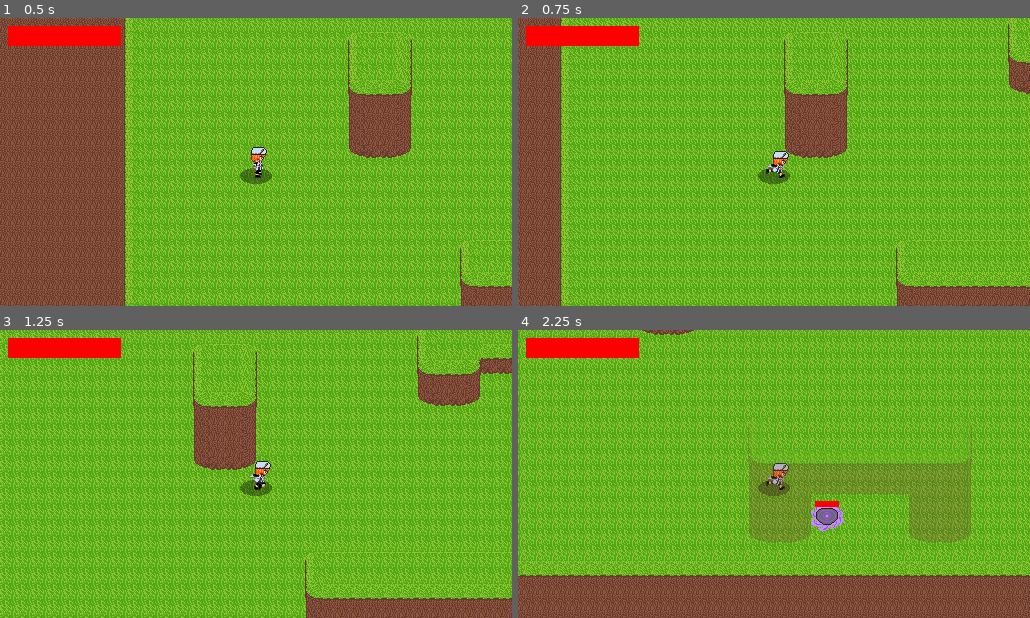
Above: before the commit, frames 1-4 (two rows, left to right).
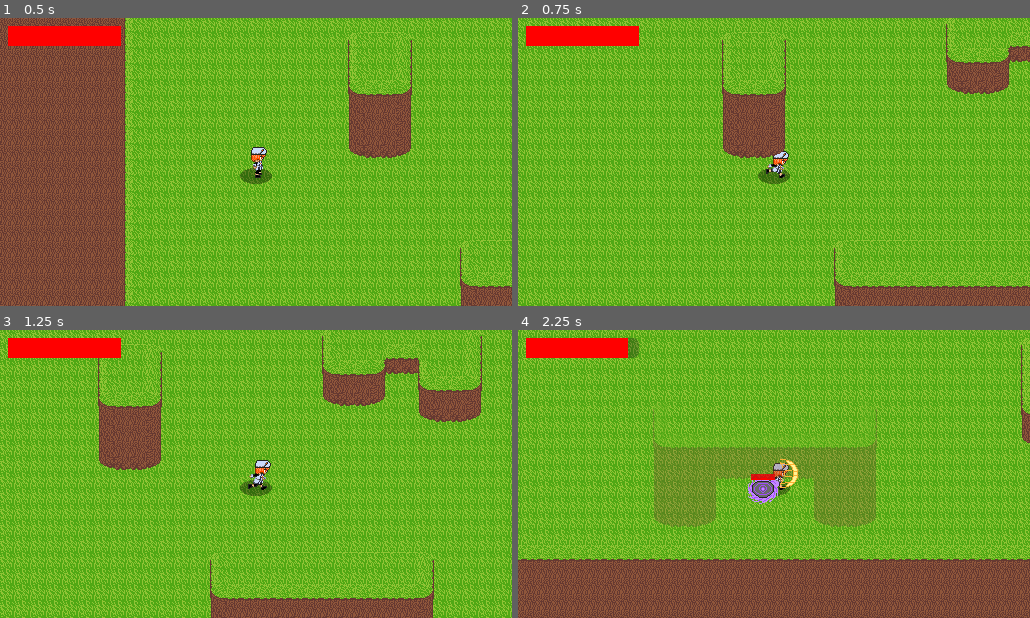
Above: after the commit, the same moments.

Repository: NiroJr/TheHerosFall
Game: Godot game, scene res://Scenes/main.tscn
Two runs of this game, one before a commit and one after it. Both use one fixed random seed, a clock stepped at 60 frames per second and the inputs below.
Inputs (mouse positions are in pixels of both pictures, inside the frame that each line leads up to):
- Up to frame 1 (0.5 s): no input
- Up to frame 2 (0.75 s): tap Enter at 0.5 s; move the mouse to (886, 147) at 0.52 s; hold D (Right) from 0.53 s (still down); tap Q (Dash) at 0.6 s; click (886, 147) at 0.67 s
- Up to frame 3 (1.25 s): keep holding D (Right); tap X (sword_swing) at 0.8 s
- Up to frame 4 (2.25 s): move the mouse to (671, 488) at 1.27 s; release D (Right) at 1.28 s; hold S (Down) 1.28-2.03 s; tap X (sword_swing) at 1.35 s; tap E (Parry, bound only after the commit) at 1.55, 2.1 s; move the mouse to (825, 410) at 2.02 s; hold D (Right) from 2.03 s (still down)

Frame 1 is identical in both runs. In frame 2, 56% of the frame differs, in the area x 0-100%, y 0-100%; in frame 3, 59%; in frame 4, 65%.

Commit message:
Updated dash + base parry added

Diff:
--- a/Scenes/player.tscn
+++ b/Scenes/player.tscn
@@ -102,29 +102,6 @@
 }, {
 "frames": [{
 "duration": 1.0,
-"texture": ExtResource("11_qpa8y")
-}, {
-"duration": 1.0,
-"texture": ExtResource("12_sbwqj")
-}, {
-"duration": 1.0,
-"texture": ExtResource("13_xwi16")
-}, {
-"duration": 1.0,
-"texture": ExtResource("14_sweqm")
-}, {
-"duration": 1.0,
-"texture": ExtResource("15_ph33w")
-}, {
-"duration": 1.0,
-"texture": ExtResource("16_7ldla")
-}],
-"loop": 1,
-"name": &"parry",
-"speed": 12.0
-}, {
-"frames": [{
-"duration": 1.0,
 "texture": ExtResource("4_3smsa")
 }],
 "loop": 1,
@@ -203,7 +180,7 @@
 }]
 
 [sub_resource type="CircleShape2D" id="CircleShape2D_fkwtr"]
-radius = 23.409399
+radius = 16.124516
 
 [sub_resource type="SpriteFrames" id="SpriteFrames_i5tie"]
 animations = [{
@@ -281,6 +258,29 @@
 "loop": 0,
 "name": &"Combo3",
 "speed": 18.0
+}, {
+"frames": [{
+"duration": 1.0,
+"texture": ExtResource("11_qpa8y")
+}, {
+"duration": 1.0,
+"texture": ExtResource("12_sbwqj")
+}, {
+"duration": 1.0,
+"texture": ExtResource("13_xwi16")
+}, {
+"duration": 1.0,
+"texture": ExtResource("14_sweqm")
+}, {
+"duration": 1.0,
+"texture": ExtResource("15_ph33w")
+}, {
+"duration": 1.0,
+"texture": ExtResource("16_7ldla")
+}],
+"loop": 0,
+"name": &"parry",
+"speed": 12.0
 }]
 
 [sub_resource type="StyleBoxFlat" id="StyleBoxFlat_8gbba"]
@@ -296,6 +296,7 @@
 script = ExtResource("20_l6n3p")
 
 [node name="HitBox" type="Area2D" parent="." unique_id=1825929533 groups=["PlayerHitBox"]]
+process_mode = 1
 collision_mask = 12
 
 [node name="CollisionShape2D" type="CollisionShape2D" parent="HitBox" unique_id=565094471]
@@ -311,15 +312,14 @@
 
 [node name="PlayerSprite" type="AnimatedSprite2D" parent="." unique_id=1537809165]
 sprite_frames = SubResource("SpriteFrames_xrrqc")
-animation = &"right_walk"
-frame_progress = 0.88067085
+animation = &"downRight_idle"
 
 [node name="SwordSwing" type="Node2D" parent="." unique_id=794402511]
-visible = false
 z_index = 10
 z_as_relative = false
 
 [node name="Combo1" type="Area2D" parent="SwordSwing" unique_id=1024733563 groups=["Combo1"]]
+visible = false
 collision_layer = 8
 collision_mask = 4
 
@@ -367,6 +367,21 @@
 sprite_frames = SubResource("SpriteFrames_i5tie")
 animation = &"Combo1"
 offset = Vector2(0, -5)
+
+[node name="Parry" type="Area2D" parent="SwordSwing" unique_id=121541716 groups=["Parry"]]
+visible = false
+collision_mask = 12
+
+[node name="CollisionShape2D" type="CollisionShape2D" parent="SwordSwing/Parry" unique_id=24537388]
+position = Vector2(0, 10)
+shape = SubResource("CircleShape2D_fkwtr")
+
+[node name="parry_anim" type="AnimatedSprite2D" parent="SwordSwing/Parry" unique_id=303857955]
+sprite_frames = SubResource("SpriteFrames_i5tie")
+animation = &"parry"
+frame = 5
+frame_progress = 1.0
+offset = Vector2(0, 5)
 
 [node name="Combo" type="Timer" parent="." unique_id=741614805]
 ignore_time_scale = true
--- a/Scenes/projectile.tscn
+++ b/Scenes/projectile.tscn
@@ -105,6 +105,7 @@
 
 [node name="Area2D" type="Area2D" parent="." unique_id=587561607]
 visible = false
+collision_layer = 8
 collision_mask = 5
 
 [node name="CollisionShape2D" type="CollisionShape2D" parent="Area2D" unique_id=687197672]
--- a/Scenes/turret_enemy.tscn
+++ b/Scenes/turret_enemy.tscn
@@ -51,7 +51,7 @@
 }]
 
 [sub_resource type="RectangleShape2D" id="RectangleShape2D_i5tie"]
-size = Vector2(20.000004, 17.000004)
+size = Vector2(24, 22)
 
 [sub_resource type="CircleShape2D" id="CircleShape2D_vikc2"]
 radius = 13.038404
@@ -60,7 +60,7 @@
 bg_color = Color(1, 0, 0, 1)
 
 [sub_resource type="RectangleShape2D" id="RectangleShape2D_68yga"]
-size = Vector2(23.000011, 19.00001)
+size = Vector2(35, 32)
 
 [node name="TurretEnemy" type="CharacterBody2D" unique_id=320407485]
 collision_layer = 4
@@ -73,18 +73,15 @@
 frame_progress = 0.9700982
 
 [node name="CollisionShape2D" type="CollisionShape2D" parent="." unique_id=599427503]
-visible = false
-position = Vector2(4.7683716e-07, -0.49999985)
+position = Vector2(-2.3841858e-07, -0.49999988)
 scale = Vector2(0.5, 0.5)
 shape = SubResource("RectangleShape2D_i5tie")
 
 [node name="PlayerDetection" type="Area2D" parent="." unique_id=462406931]
-visible = false
 scale = Vector2(3, 3)
 collision_layer = 16
 
 [node name="CollisionShape2D" type="CollisionShape2D" parent="PlayerDetection" unique_id=668590451]
-visible = false
 scale = Vector2(6, 6)
 shape = SubResource("CircleShape2D_vikc2")
 
@@ -105,12 +102,11 @@
 show_percentage = false
 
 [node name="HitBox" type="Area2D" parent="." unique_id=1889613140 groups=["Enemy"]]
-visible = false
 collision_layer = 4
 collision_mask = 8
 
 [node name="CollisionShape2D" type="CollisionShape2D" parent="HitBox" unique_id=1662275397]
-position = Vector2(1, 0.5)
+position = Vector2(-0.25, -1)
 scale = Vector2(0.5, 0.5)
 shape = SubResource("RectangleShape2D_68yga")
 
--- a/Scripts/basic_enemy.gd
+++ b/Scripts/basic_enemy.gd
@@ -67,3 +67,5 @@
 		take_damage(20)
 	elif area.is_in_group("Combo3"):
 		take_damage(50)
+	elif area.is_in_group("Parry"):
+		take_damage(0)
--- a/Scripts/player.gd
+++ b/Scripts/player.gd
@@ -52,6 +52,7 @@
 	$SwordSwing/Combo1/CollisionShape2D.set_deferred("disabled", true)
 	$SwordSwing/Combo2/CollisionShape2D.set_deferred("disabled", true)
 	$SwordSwing/Combo3/CollisionShape2D.set_deferred("disabled", true)
+	$SwordSwing/Parry/CollisionShape2D.set_deferred("disabled", true)
 	floors = get_tree().current_scene.get_node_or_null("Floors")
 	if floors:
 		elevation = _start_elevation()
@@ -96,9 +97,11 @@
 
 	if Input.is_action_just_pressed("Dash") && (!is_swinging):
 		if(!is_dashing && can_dash):
-			_dash(80, 0.15);
-			await get_tree().create_timer(0.5).timeout
+			_dash(160, 0.15);
+			await get_tree().create_timer(0.4).timeout
+			self.process_mode = Node.PROCESS_MODE_PAUSABLE
 			can_dash = true;
+
 	if(is_dashing):
 		velocity = dash_dir*(attack_dash_dist/attack_dash_dur)
 	else:
@@ -153,8 +156,11 @@
 		if(is_swinging):
 			buffered_swing = true;
 		else:
+			is_dashing = false
 			sword_swing()
-		is_dashing = false
+
+	if Input.is_action_just_pressed("Parry"):
+		_parry()
 
 func _dash(dist: int, speed: float)-> void:
 	can_dash = false
@@ -162,8 +168,29 @@
 	dash_dir = Vector2.RIGHT.rotated(facing_angle)
 	attack_dash_dist = dist
 	attack_dash_dur = speed
+	$HitBox/CollisionShape2D.process_mode = PROCESS_MODE_DISABLED
 	await get_tree().create_timer(speed).timeout
 	is_dashing = false
+	$HitBox/CollisionShape2D.process_mode = Node.PROCESS_MODE_INHERIT
+	if(!is_swinging):
+		self.process_mode = Node.PROCESS_MODE_DISABLED
+
+func _parry()-> void:
+	var parry : Node2D = $SwordSwing/Parry
+	parry.rotation = facing_angle - PI/2
+	$SwordSwing.visible = true
+	$SwordSwing/Combo1.visible = false
+	$SwordSwing/Combo2.visible = false
+	$SwordSwing/Combo3.visible = false
+	parry.visible = true
+	var shape = parry.get_node("CollisionShape2D")
+	var anim = parry.get_node(("parry_anim"))
+	shape.set_deferred("disabled", false)
+	anim.play("parry")
+	await anim.animation_finished
+	$SwordSwing.visible = false
+	parry.visible = false
+	shape.set_deferred("disabled", true)
 
 func sword_swing() -> void:
 	is_swinging = true
@@ -191,9 +218,10 @@
 		shape.set_deferred("disabled", false)
 		anim.play(anim_name)
 		if(use_combo1):
-			_dash(10, 0.1)
-		else:
-			_dash(20, 0.1)
+			_dash(16, 0.12)
+		else:
+			_dash(32, 0.12)
+		can_dash = true
 		velocity = Vector2.ZERO;
 		await anim.animation_finished
 		shape.set_deferred("disabled", true)
@@ -220,8 +248,8 @@
 	main.add_child.call_deferred(instance)
 
 func take_damage(amount: int):
-	if(is_dashing):
-		return
+	#if(is_dashing):
+	#	return
 	health = clampi(health - amount, 0, 100)
 	health_bar.value = health
 
@@ -340,3 +368,4 @@
 			layer.y_sort_origin = (h - elevation - 1) * 100000
 		else:
 			layer.y_sort_origin = int(TILE * (h - elevation) - TILE / 2 - FEET.y)
+# Replace with function body.
--- a/Scripts/projectile.gd
+++ b/Scripts/projectile.gd
@@ -6,7 +6,6 @@
 var spawnPos : Vector2
 var spawnRot : float
 var shooter : Node2D
-
 @onready var sprite = $AnimatedSprite2D
 
 func _ready():
@@ -41,6 +40,10 @@
 		if area.is_in_group("PlayerHitBox"):
 			collide.take_damage(1)
 			queue_free()
+		elif(area.is_in_group("Parry")):
+			dir = dir + PI
+			global_rotation = global_rotation+ PI
+			self.enemy_projectile = false
 		elif(area.is_in_group("Enemy") && collide != shooter):
 			queue_free()
 	elif(area.is_in_group("Enemy")):
--- a/project.godot
+++ b/project.godot
@@ -81,6 +81,11 @@
 "events": [Object(InputEventKey,"resource_local_to_scene":false,"resource_name":"","device":16,"window_id":0,"alt_press …(190 unchanged characters)…
 ]
 }
+Parry={
+"deadzone": 0.2,
+"events": [Object(InputEventKey,"resource_local_to_scene":false,"resource_name":"","device":16,"window_id":0,"alt_pressed":false,"shift_pressed":false,"ctrl_pressed":false,"meta_pressed":false,"pressed":false,"keycode":0,"physical_keycode":69,"key_label":0,"unicode":0,"location":0,"echo":false,"script":null)
+]
+}
 
 [layer_names]
 
